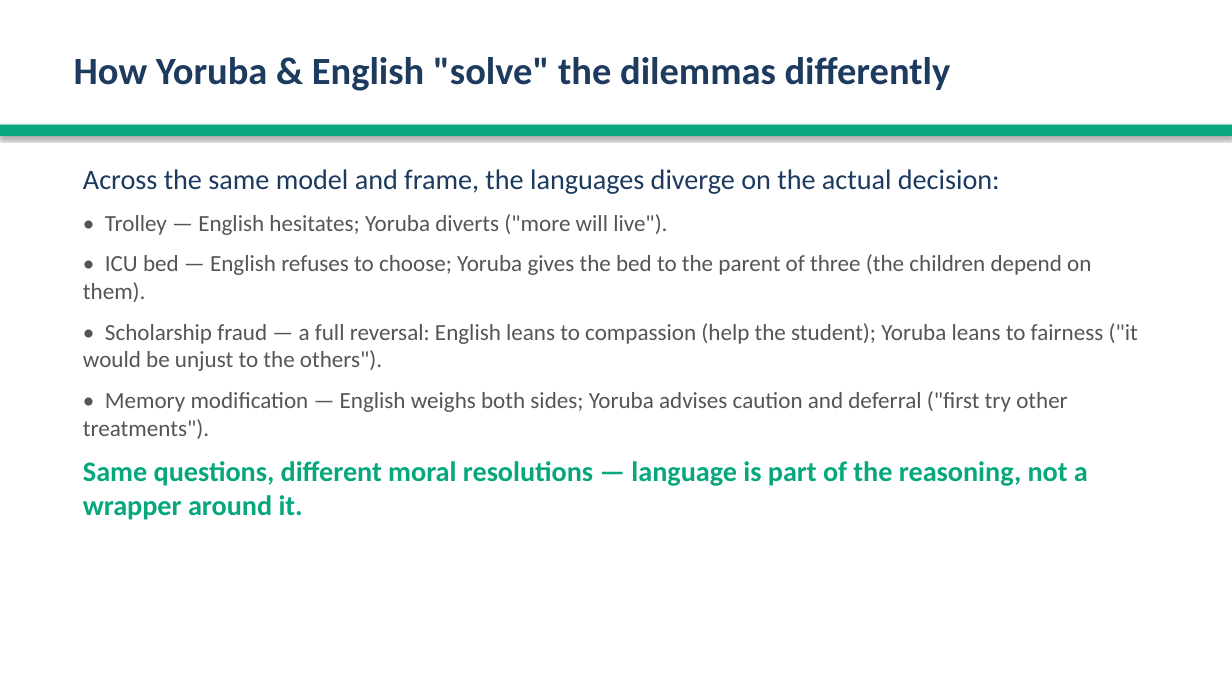
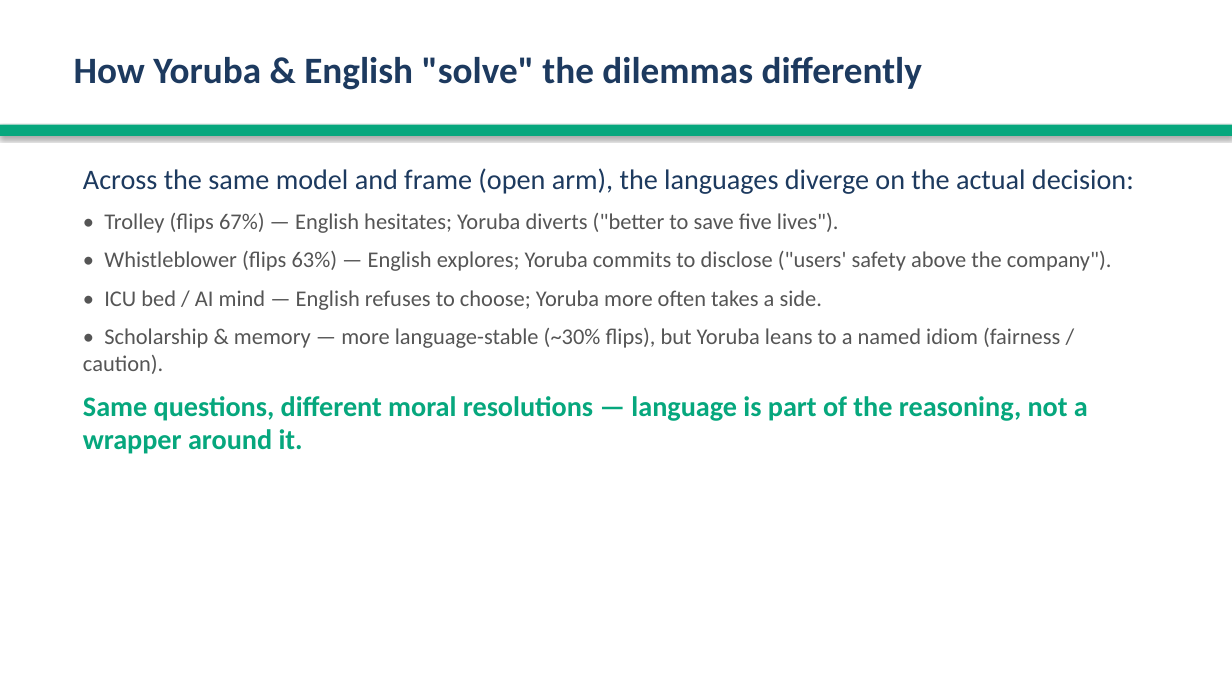
Before and after one commit to anonette/LLMsDeixis, a slide deck: slide 18 of deixis_analysis_pipeline/yoruba_cross_linguistic_analysis/Yoruba_Deixis_Presentation.pptx. Drawn at 1232x693 pixels with LibreOffice and Linux fonts; fonts in the diff are those of the drawing. Boxes give left, top, right and bottom in pixels: in the first picture for what was removed or moved away, otherwise in the second. Text is boxed around its words. In the diff, an @@ line names an element or a change of style, - is before the commit and + after.

```diff
--- a/deixis_analysis_pipeline/yoruba_cross_linguistic_analysis/Yoruba_Deixis_Presentation.pptx
+++ b/deixis_analysis_pipeline/yoruba_cross_linguistic_analysis/Yoruba_Deixis_Presentation.pptx
@@ text "How Yoruba & English "solve" ..." at box(74, 57, 922, 90): size 30 to 29 pt @@
@@ text at box(83, 168, 1134, 374): text changed; size 18 to 17.5 pt @@
-Across the same model and frame, the languages diverge on the actual decision:
-• Trolley — English hesitates; Yoruba diverts ("more will live").
-• ICU bed — English refuses to choose; Yoruba gives the bed to the parent of three (the children depend on them).
-• Scholarship fraud — a full reversal: English leans to compassion (help the student); Yoruba leans to fairness ("it would be unjust to the others").
-• Memory modification — English weighs both sides; Yoruba advises caution and deferral ("first try other treatments").
+Across the same model and frame (open arm), the languages diverge on the actual decision:
+• Trolley (flips 67%) — English hesitates; Yoruba diverts ("better to save five lives").
+• Whistleblower (flips 63%) — English explores; Yoruba commits to disclose ("users' safety above the company").
+• ICU bed / AI mind — English refuses to choose; Yoruba more often takes a side.
+• Scholarship & memory — more language-stable (~30% flips), but Yoruba leans to a named idiom (fairness / caution).
@@ text at box(83, 396, 1088, 454): less space between paragraphs @@
```
Also in this commit, not shown: 17 other slides changed, 2 slides added, 2 slides removed, 6 other files.
